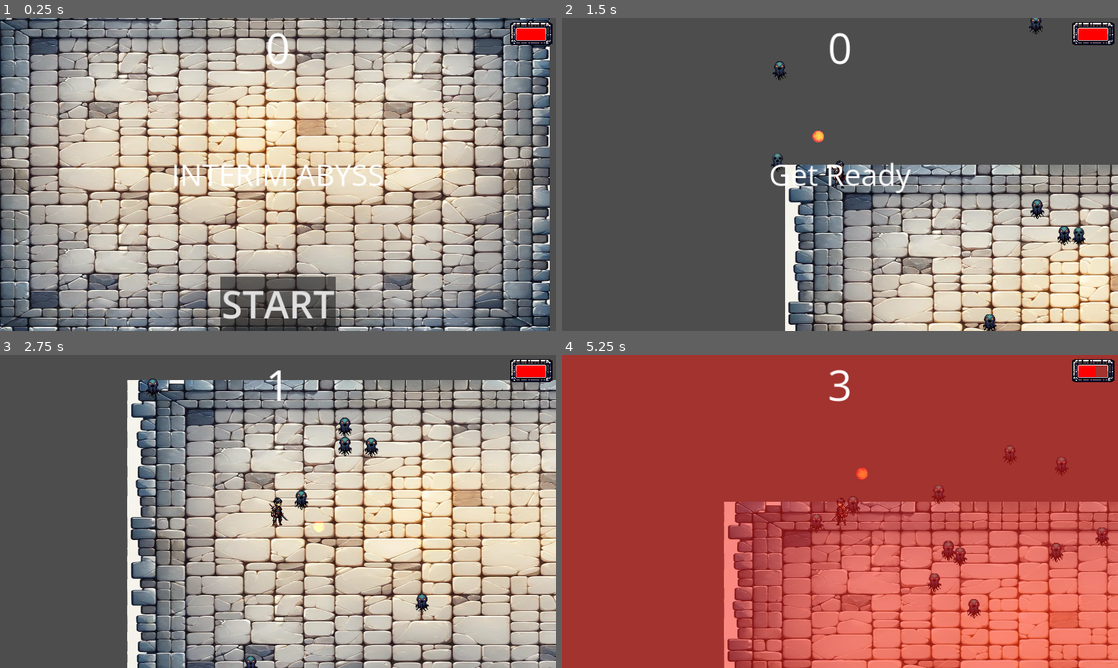
Above: before the commit, frames 1-4 (two rows, left to right).
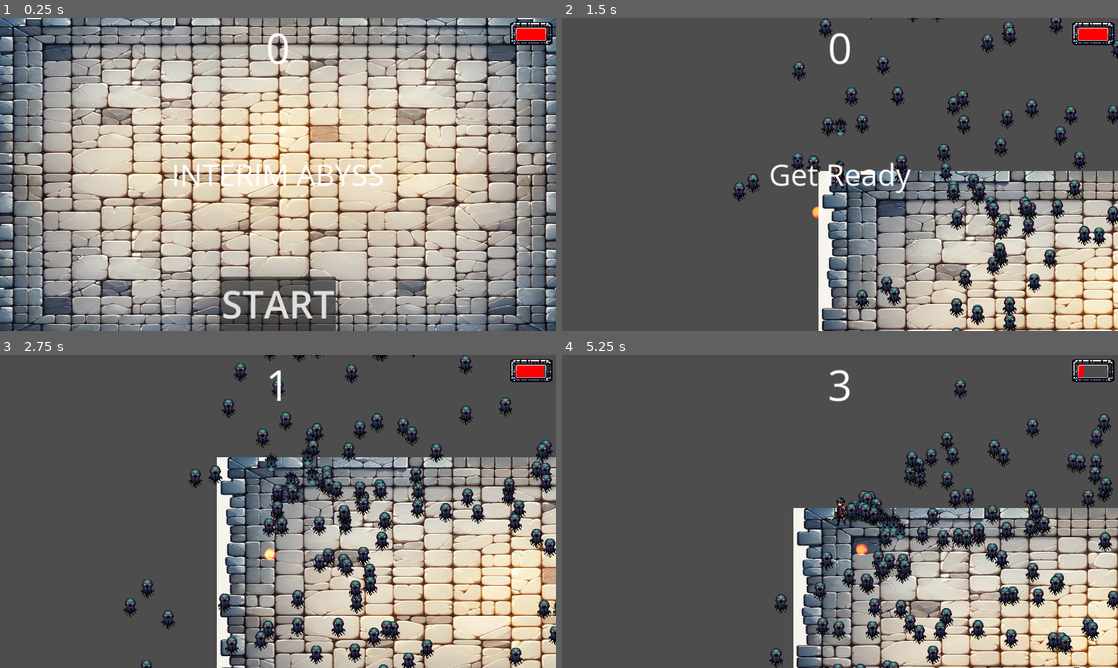
Above: after the commit, the same moments.

Repository: mariandaniel24/interim-abyss
Game: Godot game, scene res://scenes/Main/Main.tscn
Two runs of this game, one before a commit and one after it. Both use one fixed random seed, a clock stepped at 60 frames per second and the inputs below.
Inputs:
- Up to frame 1 (0.25 s): no input
- Up to frame 2 (1.5 s): click "START" at 0.5 s; hold D (move_right) from 1.28 s (still down)
- Up to frame 3 (2.75 s): tap Space (ui_select) at 1.52, 2.27 s; release D (move_right) at 2.03 s; hold Down (move_down) from 2.03 s (still down)
- Up to frame 4 (5.25 s): release Down (move_down) at 2.78 s; hold D (move_right) 2.78-3.53 s; hold W (move_up) 3.53-4.28 s; tap Space (ui_select) at 3.77, 4.52 s; hold A (move_left) from 4.28 s (still down)

The runs differ from the first frame. In frame 1, 58% of the frame differs, in the area x 0-100%, y 0-100%; in frame 2, 26%; in frame 3, 62%; in frame 4, 100%.

Commit message:
start at initial health on respawn

Diff:
--- a/scenes/Main/Main.tscn
+++ b/scenes/Main/Main.tscn
@@ -10,10 +10,11 @@
 [node name="Main" type="Node" node_paths=PackedStringArray("player")]
 script = ExtResource("1_hq6ve")
 player = NodePath("Player")
+max_enemies = 270
 
 [node name="Background" type="Sprite2D" parent="."]
 texture_repeat = 2
-position = Vector2(929, 550.84)
+position = Vector2(975, 573)
 scale = Vector2(1.95117, 1.14289)
 texture = ExtResource("2_1p8u5")
 region_rect = Rect2(344, 280.5, 382, 336)
@@ -22,9 +23,12 @@
 
 [node name="Player" parent="." instance=ExtResource("4_lyc5v")]
 position = Vector2(989, 537)
+speed = 250
+max_health = 70
 
 [node name="TwistedFireball" parent="Player" instance=ExtResource("5_4eug7")]
 position = Vector2(-6, -151)
+speed = 2000.0
 
 [node name="StartTimer" type="Timer" parent="."]
 one_shot = true
--- a/scenes/Player/Player.gd
+++ b/scenes/Player/Player.gd
@@ -3,12 +3,11 @@
 signal death
 
 
-const INITIAL_HEALTH = 5
 
 
 @export var speed: int = 600
 @export var max_health = 5
-var health = INITIAL_HEALTH
+var health = max_health
 var screen_size = Vector2(0, 0)
 
 
@@ -60,5 +59,5 @@
 	show()
 	position = Vector2(screen_size.x / 2, screen_size.y / 2)
 	$CollisionShape2D.disabled = false
-	health = INITIAL_HEALTH
+	health = max_health
 	health_changed.emit(health, max_health, true) # emitting the signal to update the health bar
